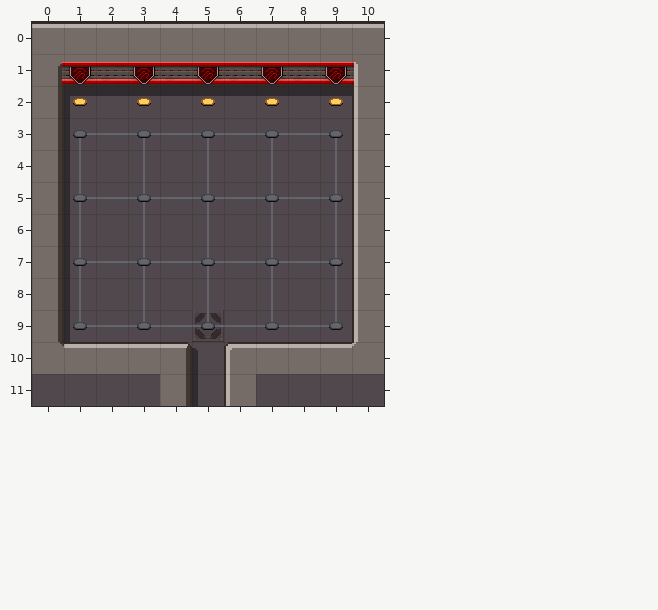
Level history. Tiled map: cocos/Code/assets/resources/map/map_3-2-H-1.tmx. Above: the version before the commit.
Cells are 32x32 px. Shown: x 0..10, y 0..11.
After:
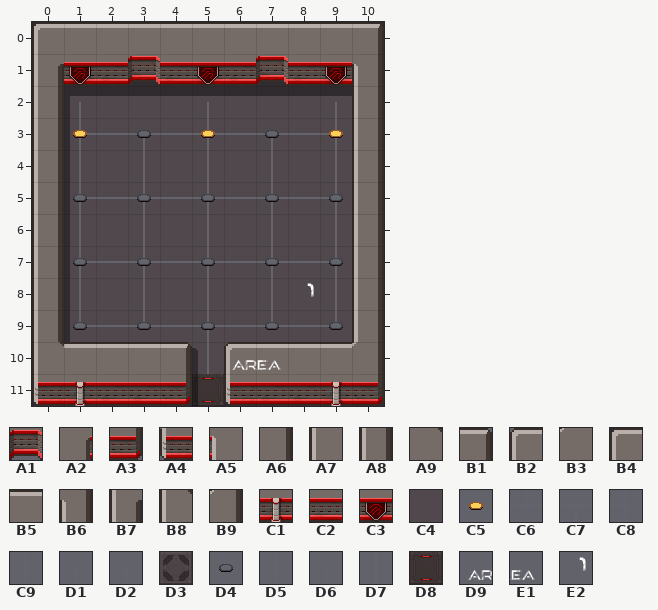
Key: from "alien_spaceship_tileset2": A1 2, A2 10, A3 11, A4 13, A5 14, A6 20, A7 24, A8 27, A9 30, B1 31, B2 33, B3 34, B4 35, B5 52, B6 61, B7 62, B8 71, B9 72, C1 104, C2 110, C3 115, C4 150, C5 157, C6 158, C7 158 turned 180, C8 158 turned 270, C9 158 turned 90, D1 159 turned 180, D2 159 turned 90, D3 160, D4 167, D5 168, D6 169 turned 90, D7 178, D8 181; from "scifi_tileset_01": D9 150, E1 151, E2 153.
__ is an empty cell, .. an unchanged one.
Tiles of an added or newly shown layer are drawn over the layers below it.
See-through tiles are keyed as they look on the map.
From old to new:
--- layer "floor"
@@ x 5..5 @@
- 9 D3
+ 9 C4
@@ x 5..5 @@
-11 C4
+11 D8
--- layer "shadow"
@@ x 0..10 @@
- 0 __ .. .. .. .. .. .. .. .. .. __
- 1 .. .. .. __ .. .. .. __ .. .. ..
+ 0 B4 .. .. .. .. .. .. .. .. .. B4
+ 1 .. .. .. B4 .. .. .. B4 .. .. ..
@@ x 0..10 @@
-11 __ .. .. .. __ .. __ .. .. .. __
+11 B4 .. .. .. B4 .. B4 .. .. .. B4
--- layer "wall"
@@ x 0..10 @@
- 0 B5 .. .. .. .. .. .. .. .. .. B5
- 1 A2 .. .. C3 .. .. .. C3 .. .. A5
- 2 A6 .. .. .. .. .. .. .. .. .. A7
- 3 A6 .. .. .. .. .. .. .. .. .. A7
- 4 A6 .. .. .. .. .. .. .. .. .. A7
- 5 A6 .. .. .. .. .. .. .. .. .. A7
- 6 A6 .. .. .. .. .. .. .. .. .. A7
- 7 A6 .. .. .. .. .. .. .. .. .. A7
- 8 A6 .. .. .. .. .. .. .. .. .. A7
- 9 A6 .. .. .. .. .. .. .. .. .. A7
-10 A9 .. .. .. .. .. .. .. .. .. B3
-11 __ __ __ __ A6 .. A7 __ __ __ __
+ 0 B2 .. .. .. .. .. .. .. .. .. B1
+ 1 B7 .. .. A1 .. .. .. A1 .. .. B6
+ 2 A8 .. .. .. .. .. .. .. .. .. A8
+ 3 A8 .. .. .. .. .. .. .. .. .. A8
+ 4 A8 .. .. .. .. .. .. .. .. .. A8
+ 5 A8 .. .. .. .. .. .. .. .. .. A8
+ 6 A8 .. .. .. .. .. .. .. .. .. A8
+ 7 A8 .. .. .. .. .. .. .. .. .. A8
+ 8 A8 .. .. .. .. .. .. .. .. .. A8
+ 9 A8 .. .. .. .. .. .. .. .. .. A8
+10 B8 .. .. .. .. .. .. .. .. .. B9
+11 A4 C1 C2 C2 A3 .. A4 C2 C2 C1 A3
--- layer "p" (added)
@@ x 8..8 @@
- 8 __
+ 8 E2
@@ x 6..7 @@
-10 __ __
+10 D9 E1
--- layer "line"
@@ x 1..9 @@
- 2 __ .. .. .. __ .. .. .. __
- 3 D2 .. .. .. C7 .. .. .. D1
+ 2 D6 .. .. .. D6 .. .. .. D6
+ 3 C9 .. .. .. D5 .. .. .. C8
@@ x 5..5 @@
- 9 C6
-10 __
+ 9 D5
+10 D7
--- layer "point"
@@ x 1..9 @@
- 2 C5 .. C5 .. C5 .. C5 .. C5
- 3 D4 .. .. .. D4 .. .. .. D4
+ 2 __ .. __ .. __ .. __ .. __
+ 3 C5 .. .. .. C5 .. .. .. C5
Pixel boxes of the changes (left, top, right, bottom) in both pictures:
changed: (32, 24, 384, 406)
